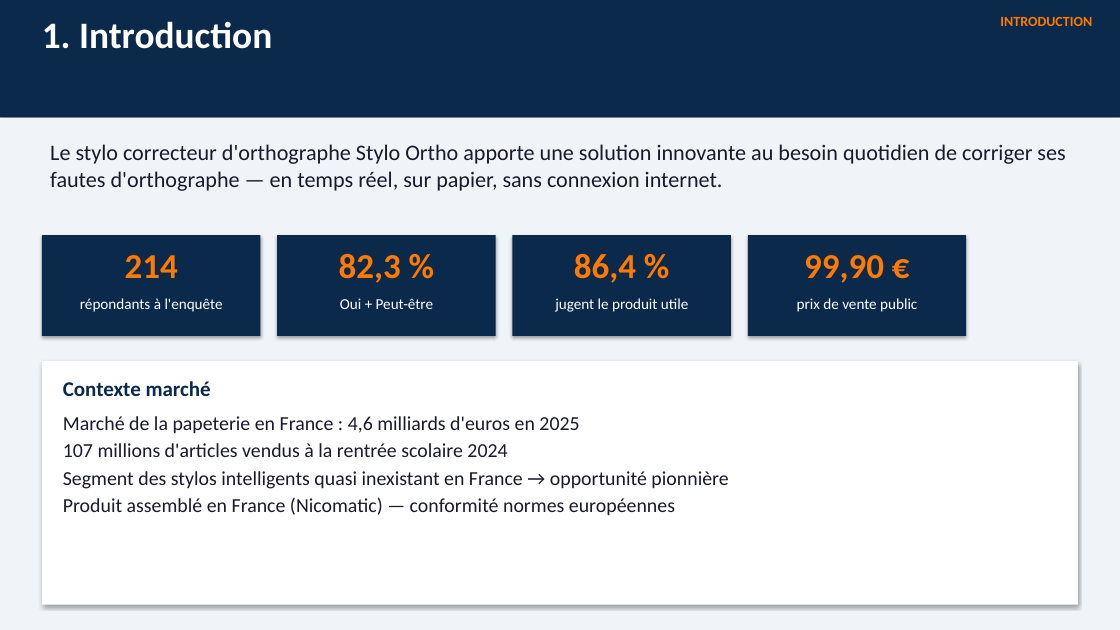
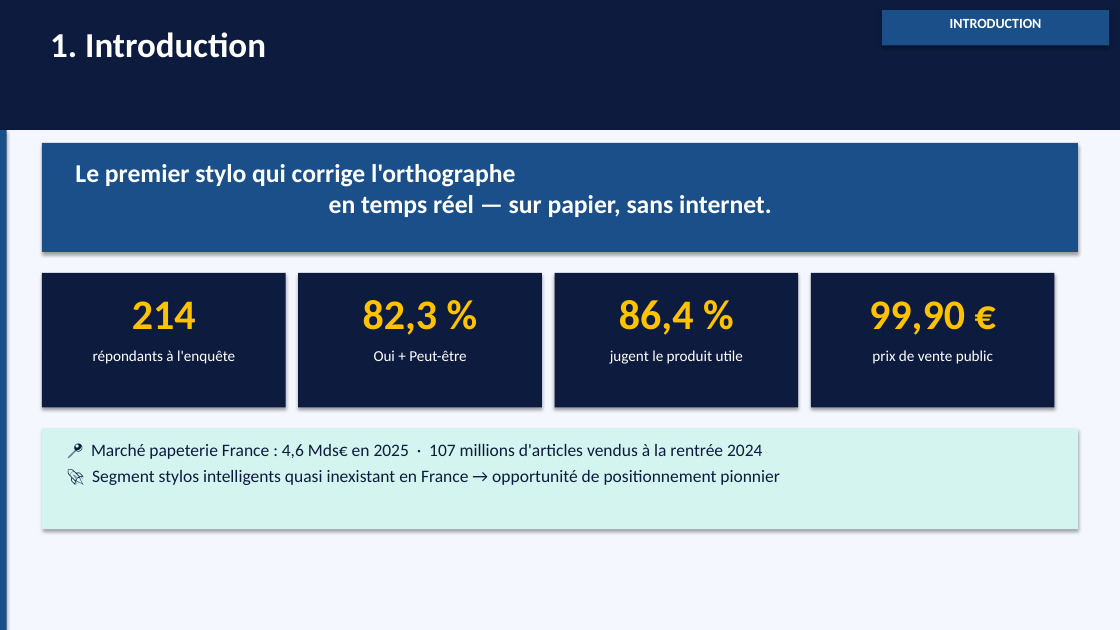
Before and after one commit to valentinimbaultcasset-dot/Stylo, a slide deck: slide 2 of Analyse_du_marche_StyloOrtho.pptx. Drawn at 1120x630 pixels with LibreOffice and Linux fonts; fonts in the diff are those of the drawing. Boxes give left, top, right and bottom in pixels: in the first picture for what was removed or moved away, otherwise in the second. Text is boxed around its words. In the diff, an @@ line names an element or a change of style, - is before the commit and + after.

```diff
--- a/Analyse_du_marche_StyloOrtho.pptx
+++ b/Analyse_du_marche_StyloOrtho.pptx
@@ rectangle: place and size @@
-rectangle at bbox=[0, 0, 1120, 118]
+rectangle at bbox=[0, 0, 1120, 130]
@@ text "1. Introduction": place and size @@
-text "1. Introduction" at bbox=[42, 21, 272, 49]
+text "1. Introduction" at bbox=[50, 32, 266, 58]
@@ text "1. Introduction" at bbox=[50, 32, 266, 58]: size 32 to 30 pt @@
@@ text "INTRODUCTION": place and size @@
-text "INTRODUCTION" at bbox=[1000, 17, 1092, 26]
+text "INTRODUCTION" at bbox=[950, 19, 1042, 28]
@@ text "INTRODUCTION" at bbox=[950, 19, 1042, 28]: text colour #FF7A00 to #FFFFFF; alignment right to centre @@
@@ rectangle added at bbox=[882, 10, 1109, 45], fill #1A4F8A @@
@@ rectangle: place and size @@
-rectangle at bbox=[0, 118, 1120, 630]
+rectangle at bbox=[0, 130, 1120, 630]
@@ rectangle at bbox=[0, 130, 1120, 630]: fill #F0F4F8 to #F5F7FF @@
@@ rectangle added at bbox=[0, 130, 7, 630], fill #1A4F8A @@
@@ rectangle added at bbox=[42, 143, 1078, 252], fill #1A4F8A @@
@@ text at bbox=[75, 164, 772, 217]: text changed; size 19 to 22 pt; text colour #1A1A2E to #FFFFFF; bold on @@
-Le stylo correcteur d'orthographe Stylo Ortho apporte une solution innovante au besoin quotidien de corriger ses fautes d'orthographe — en temps réel, sur papier, sans connexion internet.
+Le premier stylo qui corrige l'orthographe
+en temps réel — sur papier, sans internet.
@@ rectangle removed at bbox=[42, 235, 260, 336] @@
@@ fill #0A294B to #0D1B3E in 4 elements at bbox=[0, 0, 1120, 130], bbox=[555, 273, 798, 408], bbox=[298, 273, 542, 408], bbox=[42, 273, 286, 408] @@
@@ text "214": place and size @@
-text "214" at bbox=[125, 255, 178, 278]
+text "214" at bbox=[132, 301, 196, 329]
@@ rectangle: place and size @@
-rectangle at bbox=[277, 235, 496, 336]
+rectangle at bbox=[42, 273, 286, 408]
@@ text "82,3 %": place and size @@
-text "82,3 %" at bbox=[339, 254, 401, 283]
+text "82,3 %" at bbox=[363, 300, 438, 335]
@@ rectangle: place and size @@
-rectangle at bbox=[513, 235, 731, 336]
+rectangle at bbox=[298, 273, 542, 408]
@@ text "86,4 %": place and size @@
-text "86,4 %" at bbox=[574, 254, 636, 283]
+text "86,4 %" at bbox=[619, 300, 694, 335]
@@ rectangle: place and size @@
-rectangle at bbox=[748, 235, 966, 336]
+rectangle at bbox=[555, 273, 798, 408]
@@ size 30 to 36 pt, text colour #FF7A00 to #FFC200 in 4 elements at bbox=[132, 301, 196, 329], bbox=[363, 300, 438, 335], bbox=[619, 300, 694, 335], bbox=[869, 301, 965, 335] @@
@@ text "99,90 €": place and size @@
-text "99,90 €" at bbox=[804, 255, 884, 283]
+text "99,90 €" at bbox=[869, 301, 965, 335]
@@ rectangle added at bbox=[811, 273, 1054, 408], fill #0D1B3E @@
@@ text "répondants à l'enquête": place and size @@
-text "répondants à l'enquête" at bbox=[80, 298, 223, 312]
+text "répondants à l'enquête" at bbox=[93, 350, 235, 364]
@@ text "Oui + Peut-être": place and size @@
-text "Oui + Peut-être" at bbox=[340, 298, 433, 309]
+text "Oui + Peut-être" at bbox=[374, 350, 466, 361]
@@ text "jugent le produit utile": place and size @@
-text "jugent le produit utile" at bbox=[555, 298, 688, 312]
+text "jugent le produit utile" at bbox=[610, 350, 743, 364]
@@ text "prix de vente public": place and size @@
-text "prix de vente public" at bbox=[797, 298, 917, 312]
+text "prix de vente public" at bbox=[872, 350, 993, 364]
@@ text removed at bbox=[63, 381, 211, 396] @@
-Contexte marché
@@ rectangle: place and size @@
-rectangle at bbox=[42, 361, 1078, 605]
+rectangle at bbox=[42, 429, 1078, 529]
@@ rectangle at bbox=[42, 429, 1078, 529]: fill #FFFFFF to #D4F5EF @@
@@ text at bbox=[91, 444, 780, 485]: text changed; size 17 to 15 pt; text colour #1A1A2E to #0D1B3E @@
-Marché de la papeterie en France : 4,6 milliards d'euros en 2025
-107 millions d'articles vendus à la rentrée scolaire 2024
-Segment des stylos intelligents quasi inexistant en France → opportunité pionnière
-Produit assemblé en France (Nicomatic) — conformité normes européennes
+📍 Marché papeterie France : 4,6 Mds€ en 2025 · 107 millions d'articles vendus à la rentrée 2024
+🚀 Segment stylos intelligents quasi inexistant en France → opportunité de positionnement pionnier
```
Also in this commit, not shown: 19 other slides changed, 1 other file.
